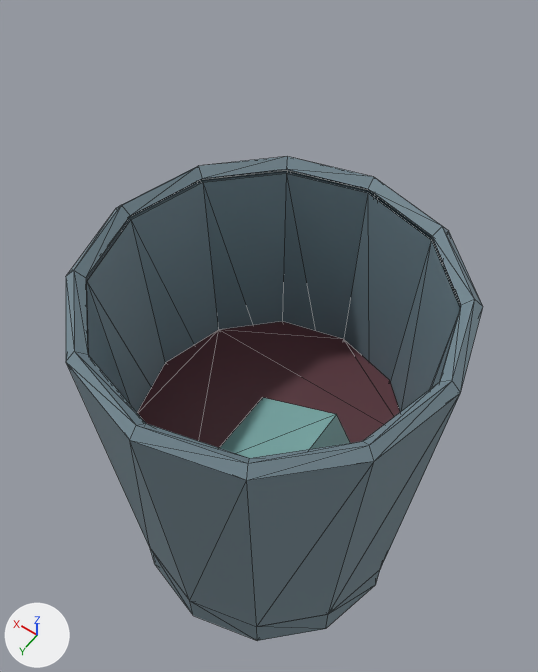
The glTF model models/pahar_rom.glb, before and after one commit.
Before and after are seen from a camera (50 mm lens) standing at (-0.0547, 0.0772, 0.2071) and looking at (0.0049, -0.0062, 0.076). Every picture has the same lights, and +X, +Y and +Z are marked at lower left. The older version comes first. Mesh edges are drawn as thin lines. Vertices at exactly the same position are counted once.

Objects in the first picture: 'Geam', 'Gheata', 'Lichid'.
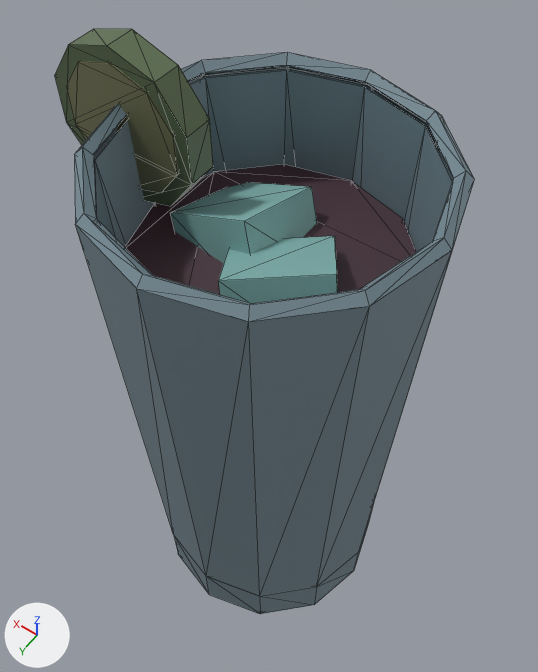
Patch to the scene script:
```diff
--- a/models/pahar_rom.glb.py
+++ b/models/pahar_rom.glb.py
@@ mat_defaultmaterial_003 @@
+mat_defaultmaterial_003 = bpy.data.materials.new('DefaultMaterial.003')
+mat_defaultmaterial_003.use_nodes = True; mat_defaultmaterial_003.node_tree.nodes.clear()
+_N = mat_defaultmaterial_003.node_tree.nodes; _L = mat_defaultmaterial_003.node_tree.links
+n0 = _N.new('ShaderNodeOutputMaterial'); n0.name = 'Material Output'
+n1 = _N.new('ShaderNodeBsdfPrincipled'); n1.name = 'Principled BSDF'
+n2 = _N.new('ShaderNodeVertexColor'); n2.name = 'Color Attribute'
+_L.new(n1.outputs[0], n0.inputs[0])  # 'BSDF' to 'Surface'
+_L.new(n2.outputs[0], n1.inputs[0])  # 'Color' to 'Base Color'
@@ me_geam @@
 # used by ob_geam; location = (0.0, 0.0, 0.0)
-me_geam.from_pydata(...)  # 118 vertices, 188 faces; spans x -0.04..0.04, y -0.04..0.04, z 0.0..0.102
+me_geam.from_pydata(...)  # 110 vertices, 188 faces; spans x -0.032..0.032, y -0.032..0.032, z 0.0..0.1316
+# me_geam part 1: the loose piece of 24 vertices spanning x -0.036..0.036, y -0.036..0.036, z 0.012..0.099 is scaled about its middle by (0.803, 0.803, 1.32), then moved by (0.0, 0.0, 0.016)
+# me_geam part 2: the loose piece of 94 vertices spanning x -0.04..0.04, y -0.04..0.04, z 0.0..0.102 is rebuilt with 86 vertices and now spans x -0.032..0.032, y -0.032..0.032, z 0.0..0.1316
 me_geam.materials.append(mat_defaultmaterial)
@@ me_gheata @@
 # used by ob_gheata; location = (0.0, 0.0, 0.0)
 # verts and faces of me_gheata; kept vertices keep their numbers, new ones are numbered from 8
 # before: 0 (-0.0248, -0.006, 0.0421), 1 (-0.0143, -0.006, 0.0614) at pixel (336, 414), 2 (-0.0248, 0.018, 0.0421), 3 (-0.0143, 0.018, 0.0614), 4 (-0.0037, -0.006, 0.0306)
 # before: 5 (0.0068, -0.006, 0.0499) at pixel (262, 397), 6 (-0.0037, 0.018, 0.0306), 7 (0.0068, 0.018, 0.0499)
-me_gheata.from_pydata(...)  # 8 vertices, 12 faces; spans x -0.0248..0.0068, y -0.006..0.018, z 0.0306..0.0614
+me_gheata.from_pydata(...)  # 16 vertices, 24 faces; spans x -0.022..0.0209, y -0.0153..0.0213, z 0.0917..0.1199
+# me_gheata part 3
+delete_vertices([*range(0, 8)])  # with the faces that use them
+# me_gheata part 4
+# 16 vertices are added at x -0.022..0.0209, y -0.0153..0.0213, z 0.0917..0.1199
+# 24 new faces join them
 me_gheata.materials.append(mat_defaultmaterial_001)
@@ me_lichid @@
 # used by ob_lichid; location = (0.0, 0.0, 0.012)
-me_lichid.from_pydata(...)  # 24 vertices, 44 faces; spans x -0.0335..0.0335, y -0.0335..0.0335, z 0.0..0.038
+me_lichid.from_pydata(...)  # 24 vertices, 44 faces; spans x -0.0278..0.0278, y -0.0278..0.0278, z 0.0..0.094
+# me_lichid part 5: 24 of 24 vertices moved; they spanned x -0.0335..0.0335, y -0.0335..0.0335, z 0.0..0.038 and now span x -0.0278..0.0278, y -0.0278..0.0278, z 0.0..0.094; mean shift (0.0, 0.0, 0.028)
 me_lichid.materials.append(mat_defaultmaterial_002)
@@ me_lime @@
+me_lime.from_pydata(...)  # 40 vertices, 72 faces; spans x 0.0148..0.0452, y -0.0033..0.0033, z 0.11..0.142
+me_lime.materials.append(mat_defaultmaterial_003)
@@ ob_lime @@
+ob_lime = bpy.data.objects.new('Lime', me_lime)
+ob_lime.location = (0.0, 0.0, 0.0)
```

Where the change shows, as pixel boxes [x1, y1, x2, y2] in the pictures (538 x 672 px; the box of a moved part takes in the faces that stretch with it):
'Geam', reshaped (16% taller)
    before: [66, 156, 483, 641]
    after: [74, 52, 474, 614]
'Lichid', reshaped
    before: [137, 321, 400, 448]
    after: [125, 164, 416, 294]
'Gheata', reshaped
    before: [220, 398, 350, 458]
    after: [171, 182, 338, 303]
'Lime', added
    after: [55, 29, 213, 206]
part 1 of me_geam, moved or reshaped
    before: [87, 173, 460, 412]
    after: [95, 70, 452, 252]
part 2 of me_geam, rebuilt (16% taller)
    before: [66, 156, 483, 641]
    after: [74, 52, 474, 614]
part 3 of me_gheata, deleted (cyan)
    before: [220, 398, 350, 458]
part 4 of me_gheata, added (cyan)
    after: [171, 182, 338, 303]
